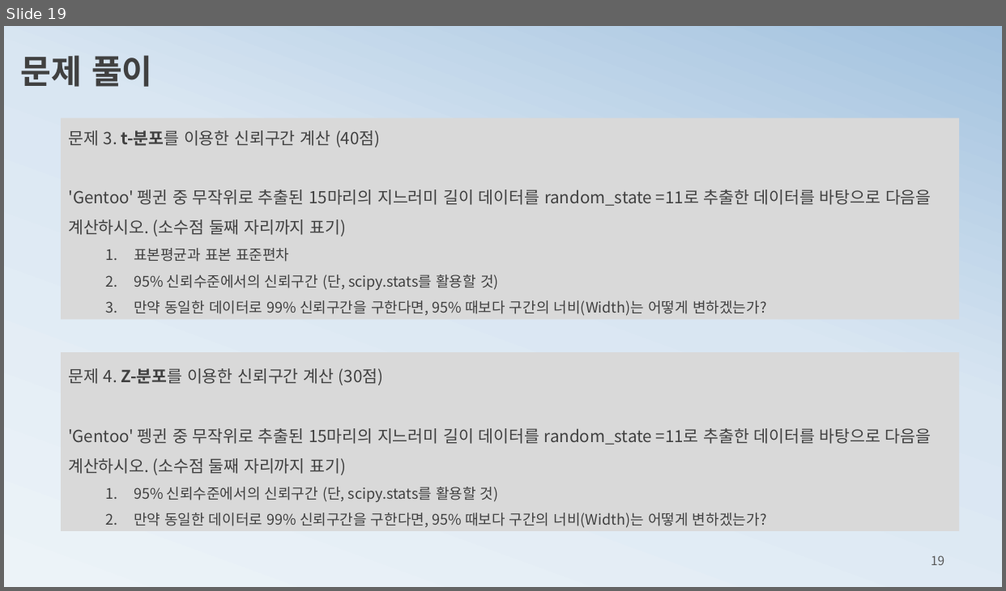
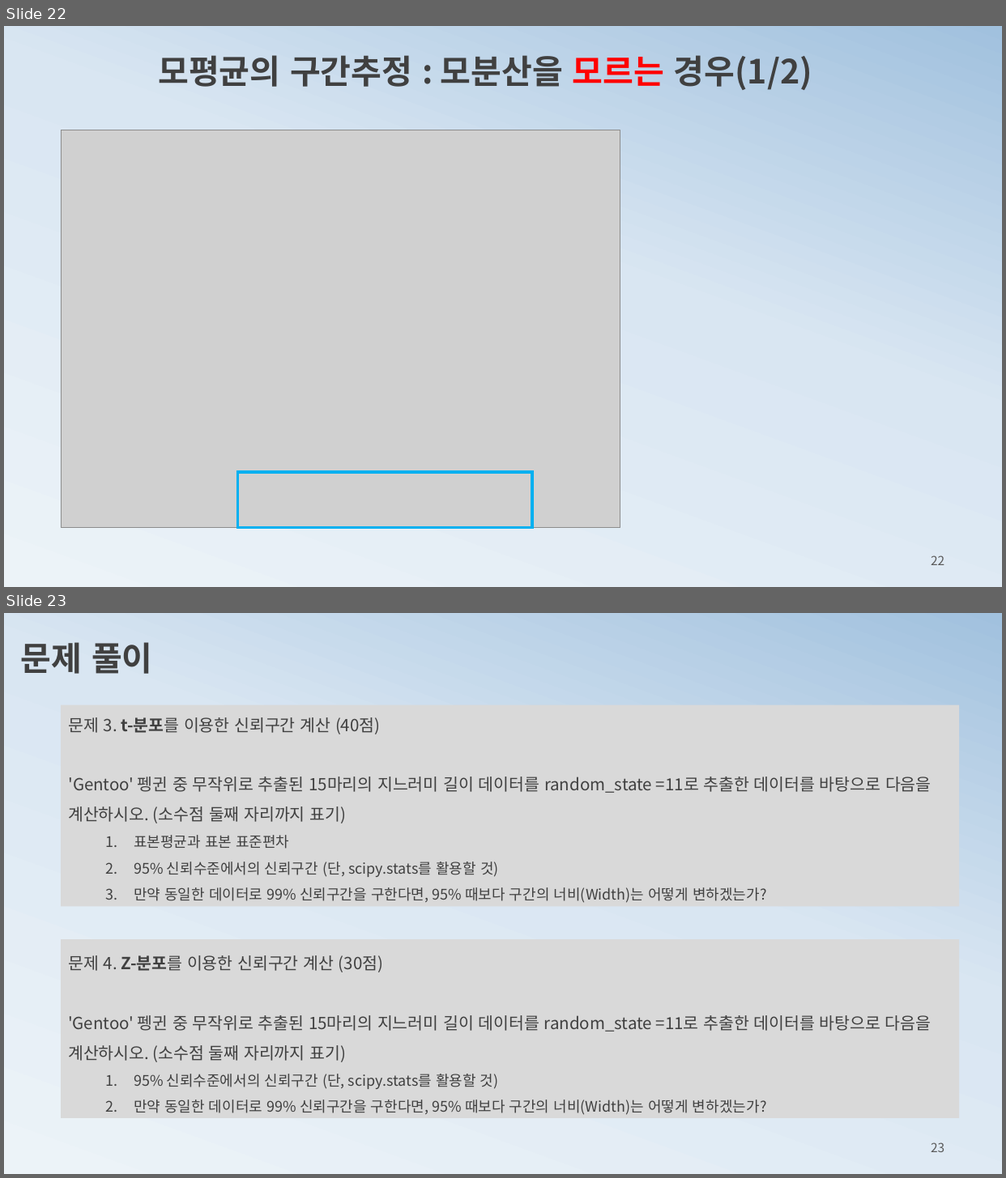
Before and after one commit to ancestor9/mathematics-for-machine-learning, a slide deck: 4_Estimation.pptx. Shown one above the other, each under a label of ours: slide 19 before the commit, slides 22 and 23 after it. The pictures are 1006x591 and 1006x1178 pixels, drawn with LibreOffice and Linux fonts; fonts in the diff are those of the drawing; grey boxes stand for pictures. Boxes give left, top, right and bottom in pixels: in the first picture for what was removed or moved away, otherwise in the second. Text is boxed around its words. In the diff, an @@ line names an element or a change of style, - is before the commit and + after.

```diff
--- a/4_Estimation.pptx
+++ b/4_Estimation.pptx
@@ slide 22 added at (x1=4, y1=26, x2=1002, y2=587), background gradient #ECF3F8 to #D9E6F2 to #A1C1DE @@
@@ text added at (x1=158, y1=55, x2=812, y2=90), 32 pt, text #404040, bold @@
+모평균의 구간추정 : 모분산을 모르는 경우(1/2)
@@ picture added at (x1=61, y1=130, x2=620, y2=528) @@
@@ rectangle added at (x1=237, y1=472, x2=533, y2=527), outline #00B0F0 3 pt @@
@@ page number added at (x1=931, y1=556, x2=944, y2=565), 12 pt, text #595959 @@
+22
@@ what was slide 19 is now slide 23 @@
@@ page number at (x1=931, y1=1143, x2=944, y2=1152): text changed @@
-19
+23
```
Also in this commit, not shown: 9 slides changed, 10 other slides added, 7 slides removed.
